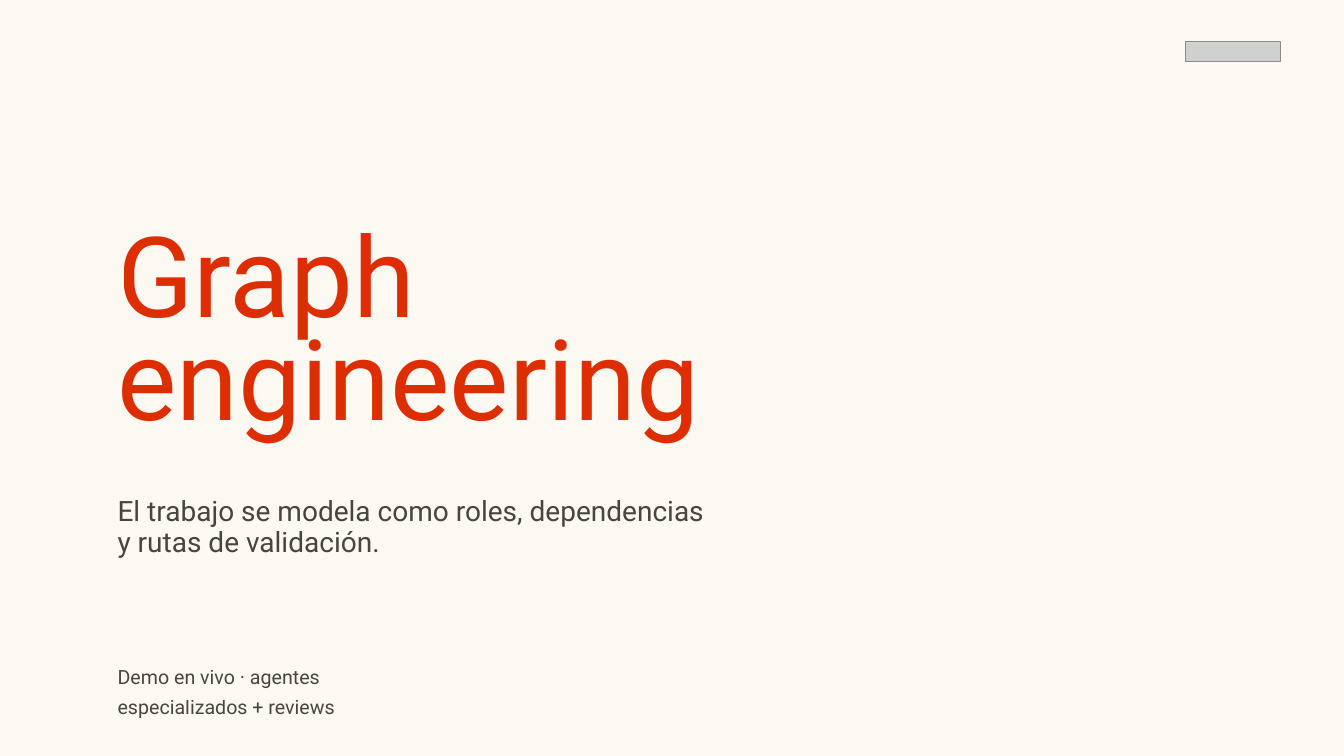
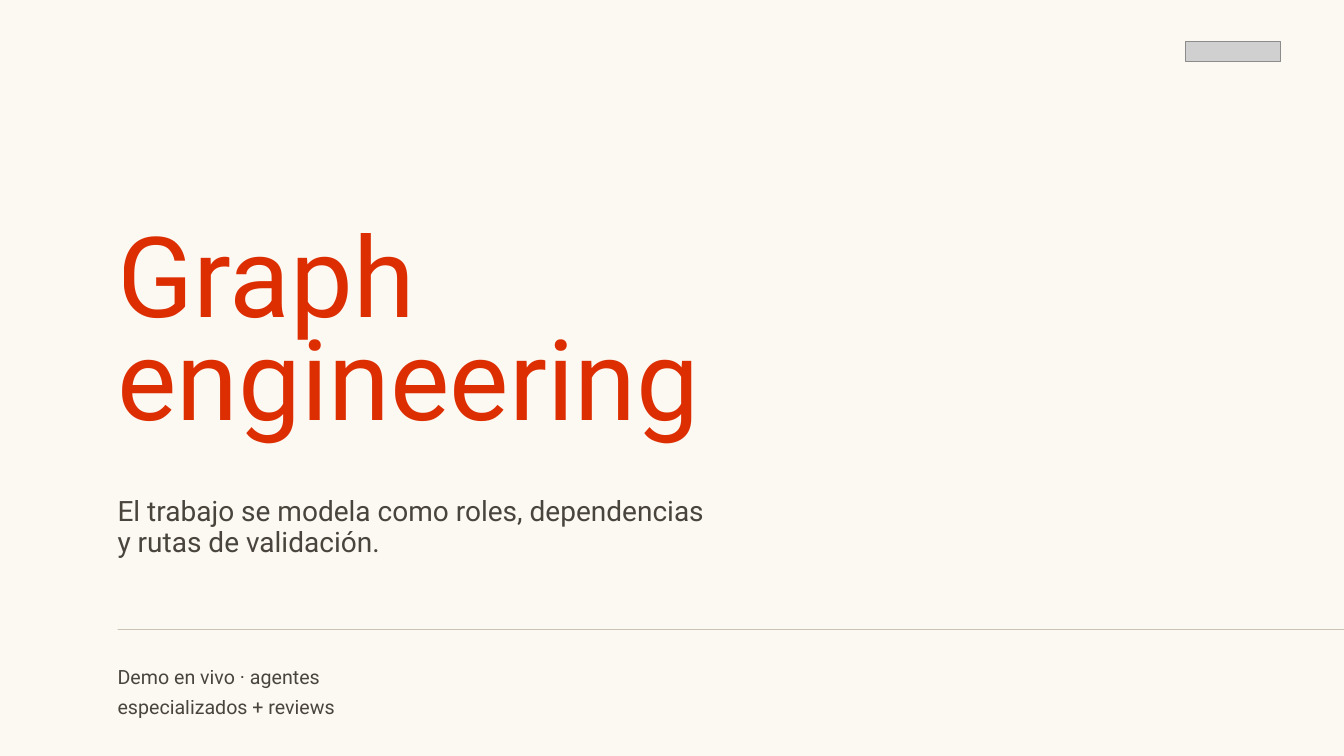
Before and after one commit to eze-etchecoin/beyond-the-prompt-tech-talk, a slide deck: slide 11 of docs/presentation/Arquitecturas_para_agentes_IA_actualizada.pptx. Drawn at 1344x756 pixels with LibreOffice and Linux fonts; fonts in the diff are those of the drawing; grey boxes stand for pictures; background and template pictures are left out. Boxes give left, top, right and bottom in pixels: in the first picture for what was removed or moved away, otherwise in the second. Text is boxed around its words. In the diff, an @@ line names an element or a change of style, - is before the commit and + after.

```diff
--- a/docs/presentation/Arquitecturas_para_agentes_IA_actualizada.pptx
+++ b/docs/presentation/Arquitecturas_para_agentes_IA_actualizada.pptx
@@ line added from (118, 629) to (1344, 629), #B2A894 0.45 pt @@
```
Also in this commit, not shown: 2 other slides changed, 2 slides added, 1 slide removed.
